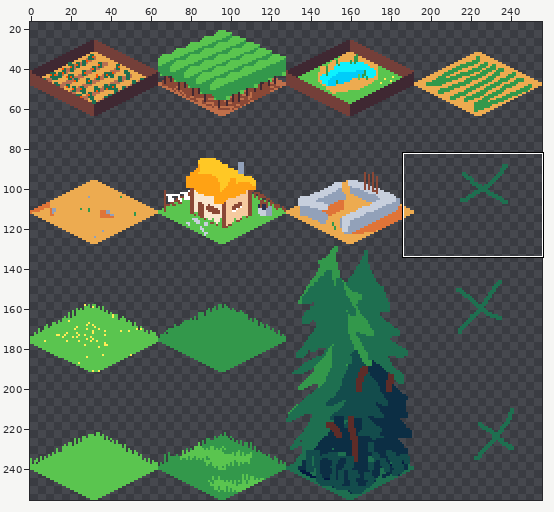
Sprite sheet -- Assets/Tiles/test.png. Above, an overview of the earlier version with the close-up marked.
Close-up. First the earlier version:
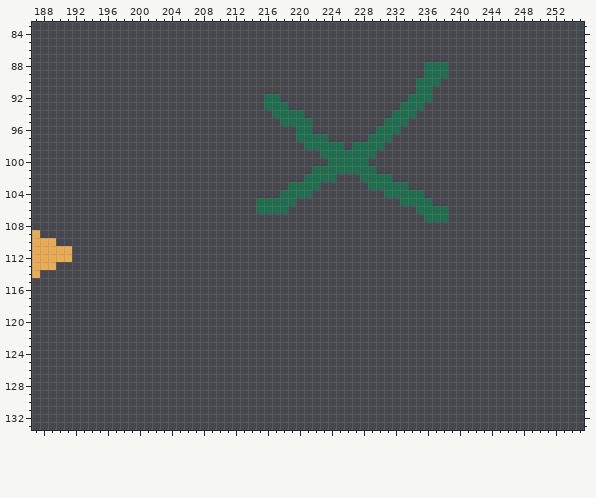
The file is 256x256 pixels. Shown: x 187..255, y 83..133. The wide view leaves out empty margins.
And afterwards:
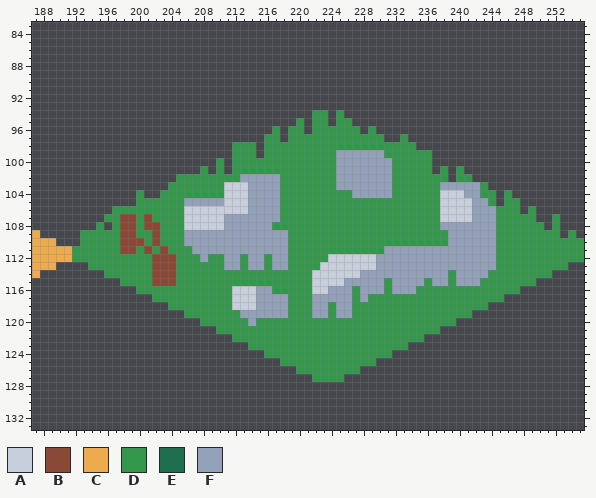
Palette (. is transparent): A #c7cfdd  B #8a4836  C #edab50  D #33984b  E #1e6f50  F #92a1b9
Change:
Changed rows in their new state; - is an unchanged pixel.
first column x 192:
 88 --------------------------------------------...-----------------
 89 --------------------------------------------...-----------------
 90 -------------------------------------------...------------------
 91 -------------------------------------------..-------------------
 92 ------------------------..----------------...-------------------
 93 ------------------------...--------------...--------------------
 94 -------------------------....-DD-D------...---------------------
 95 --------------------------..D.DD-DD----...----------------------
 96 -------------------------D-DD.DDDDDD-D...-----------------------
 97 ------------------------DD-DDDDDDDDDDDD.-D----------------------
 98 --------------------DDD-DDDDDDDDDDDDDDDDDDD---------------------
 99 --------------------DDD-DDDDDDDDDFFFFFFDDDDDD-------------------
100 ------------------D-DDDDDDDDDDDDDFFFFFFFDDDDD-------------------
101 ----------------D-D-DDDDDDDDDDDDDFFFFFFFDDDDD-D-D---------------
102 -------------DDDDDDDDFFFFFDDDDDDDFFFFFFFDDDDDDD-DD--------------
103 ------------DDDDDDDAAAFFFFDDDDDDDFFFFFFFDDDDDDFFFFFD------------
104 --------D--DDDDDDDDAAAFFFFDDDDDDDDDFFFFFDDDDDDAAAFFDD-D---------
105 --------DDDDDDFFFFFAAAFFFFDDDDDDDDDDDDDDDDDDDDAAAAFFD-DD--------
106 -----DDDDDDDDDAAAAAAAAFFFFDDDDDDDDDDDDDDDDDDDDAAAAFFFDDD-D------
107 ----DDBBDBDDDDAAAAAFFFFFFFDDDDDDDDDDDDDDDDDDDDAAAAFFFDDDDD--D---
108 ---D-DBBDBBDDDAAAAAFFFFFFDDDDDDDDDDDDDDDDDDDDDFFFFFFFDDDDDD-D---
109 -DDDDDBBDDBDDDFFFFFFFFFFFFFDDDDDDDDDDDDDDDDDDDDFFFFFFDDDDDDDD-D-
110 -DDDDDBBBDBDDDFFFFFFFFFFFFFDDDDDDDDDDDDDDDDDDDDFFFFFFDDDDDDDDDDD
111 DDDDDDBBDBDBDDDFFFFFFFFFFFFDDDDDDDDDDDDFFFFFFFFFFFFFFDDDDDDDDDDD
112 DDDDDDDDDDBBBDDDFDDFFDFFDFFDDDDDAAAAAAFFFFFFFFFFFFFFFDDDDDDDDDDD
113 --DDDDDDDDBBBDDDDDDFFDFFDFFDDDDAAAAAAAFFFFFFFFFFFFFFFDDDDDDDDD--
114 ----DDDDDDBBBDDDDDDDDDDDDDDDDDAAAAAAFFFFFFFFFFFDFFFFDDDDDDDD----
115 ------DDDDBBBDDDDDDDDDDDDDDDDDAAAAFFFFFDFFFFDFFDFFFDDDDDDD------
116 --------DDDDDDDDDDDDAAAFFDDDDDAAFFFDFFFDFFFDDDDDDDDDDDDD--------
117 ----------DDDDDDDDDDAAAFFFFDDDFFFFFDFDDDDDDDDDDDDDDDDD----------
118 ------------DDDDDDDDAAAFFFFDDDFFDFFDDDDDDDDDDDDDDDDD------------
119 --------------DDDDDDDFFFFFFDDDFFDFFDDDDDDDDDDDDDDD--------------
120 ----------------DDDDDDFDDDDDDDDDDDDDDDDDDDDDDDDD----------------
121 ------------------DDDDDDDDDDDDDDDDDDDDDDDDDDDD------------------
122 --------------------DDDDDDDDDDDDDDDDDDDDDDDD--------------------
123 ----------------------DDDDDDDDDDDDDDDDDDDD----------------------
124 ------------------------DDDDDDDDDDDDDDDD------------------------
125 --------------------------DDDDDDDDDDDD--------------------------
126 ----------------------------DDDDDDDD----------------------------
127 ------------------------------DDDD------------------------------
Boxes around the changes in both close-ups, in picture pixels (x1, y1, x2, y2):
changed: (72, 62, 584, 382)
